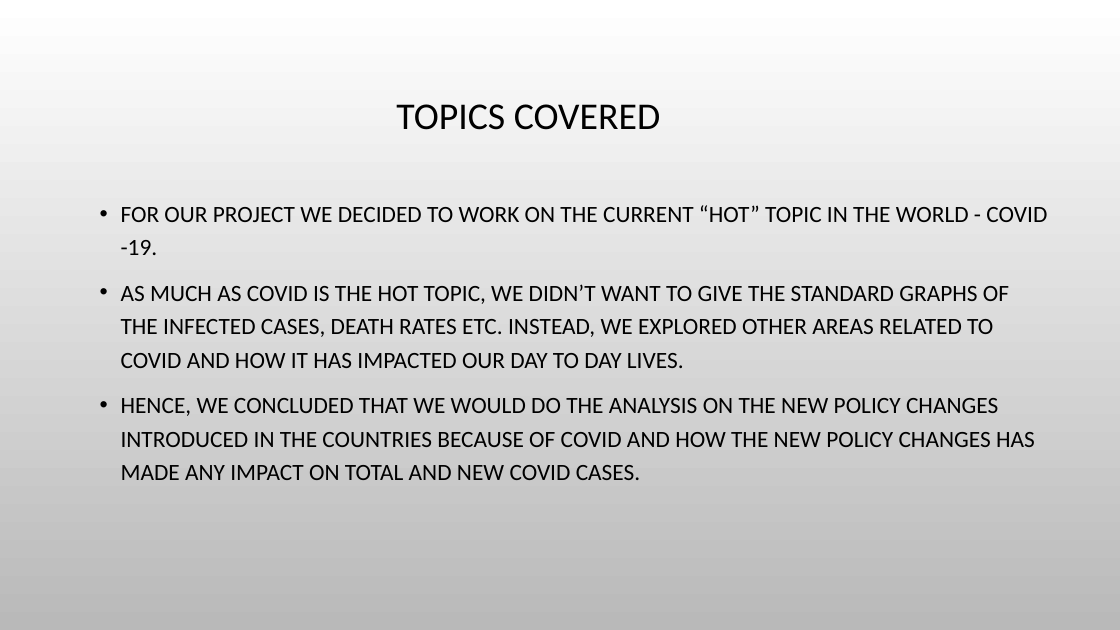
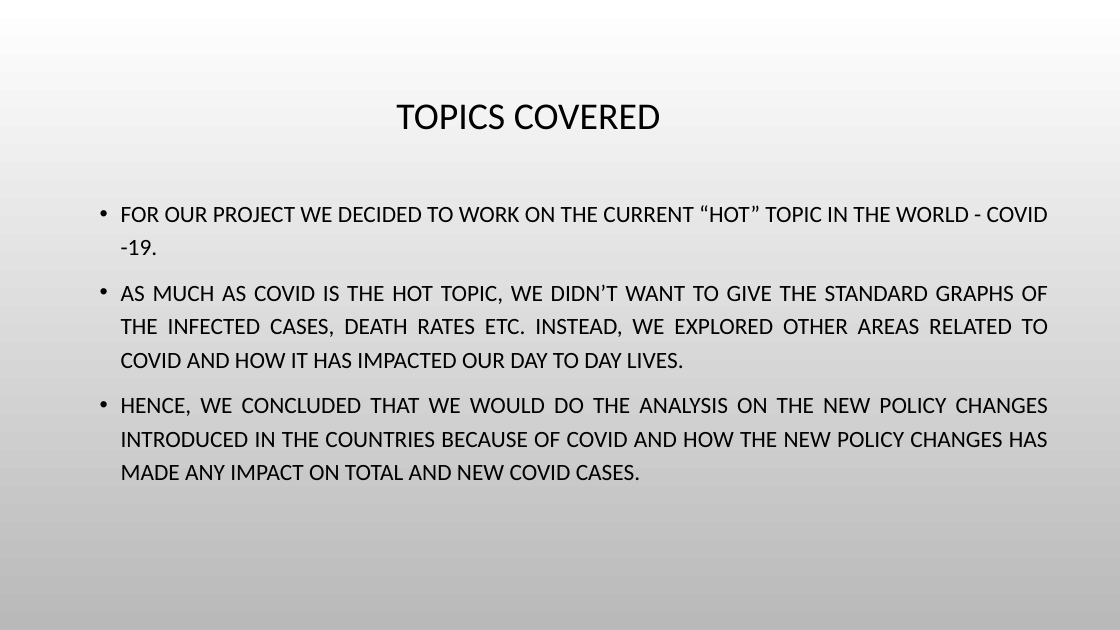
Before and after one commit to nithiyasuresh/Project-1-Covid-PolicyChangesAnalysis, a slide deck: slide 2 of covid-policy-responses.pptx. Drawn at 1120x630 pixels with LibreOffice and Linux fonts; fonts in the diff are those of the drawing; background and template pictures are left out. Boxes give left, top, right and bottom in pixels: in the first picture for what was removed or moved away, otherwise in the second. Text is boxed around its words. In the diff, an @@ line names an element or a change of style, - is before the commit and + after.

```diff
--- a/covid-policy-responses.pptx
+++ b/covid-policy-responses.pptx
@@ text "FOR OUR PROJECT WE DECIDED ..." at (121, 205, 1048, 480): alignment left to justified @@
```
Also in this commit, not shown: 5 other slides changed, 3 slides added, 1 slide removed, 5 other files.
